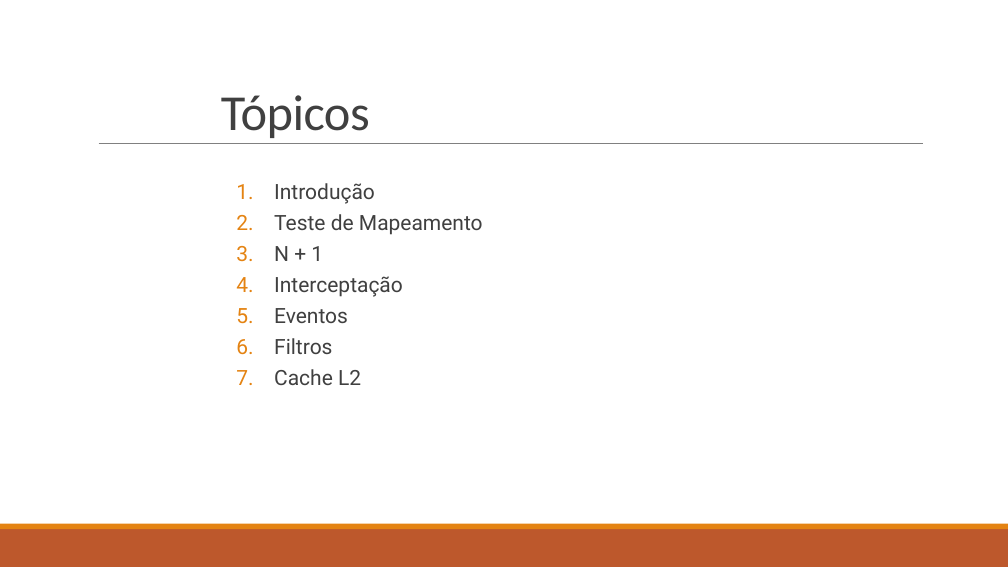
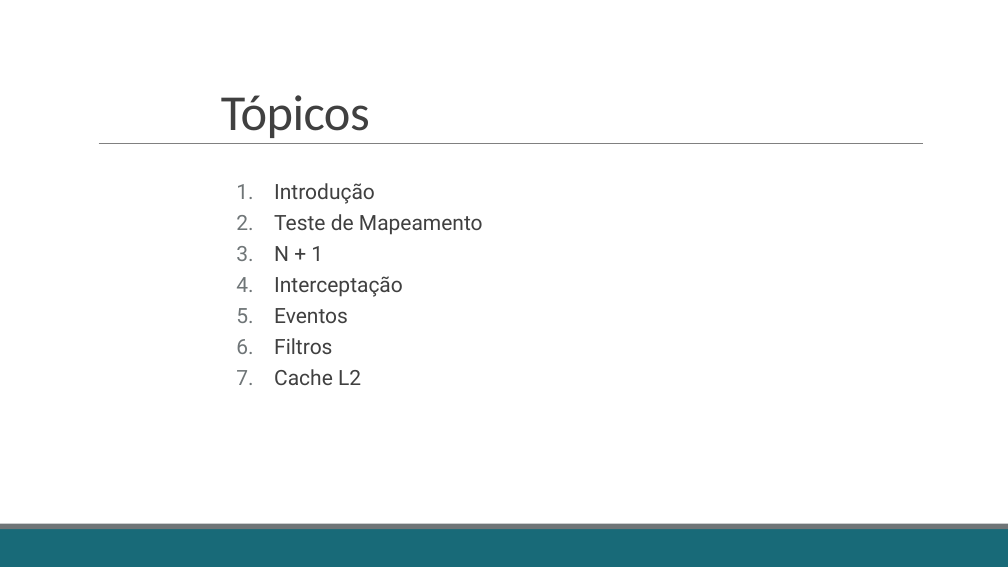
Before and after one commit to fabricioveronez/ApresentacaoNHibernateAvancado, a slide deck: slide 3 of Docs/ApresentacaoNHibernateAvancado.pptx. Drawn at 1008x567 pixels with LibreOffice and Linux fonts; fonts in the diff are those of the drawing. Boxes give left, top, right and bottom in pixels: in the first picture for what was removed or moved away, otherwise in the second. Text is boxed around its words. In the diff, an @@ line names an element or a change of style, - is before the commit and + after.

```diff
--- a/Docs/ApresentacaoNHibernateAvancado.pptx
+++ b/Docs/ApresentacaoNHibernateAvancado.pptx
@@ text "Introdução" at [274,183,483,385]: bullet colour #E48312 to #6F7577 @@
@@ rectangle at [0,529,1008,567]: fill #BD582C to #186A78 @@
@@ rectangle at [0,524,1008,529]: fill #E48312 to #6F7577 @@
```
Also in this commit, not shown: 13 other slides changed.
